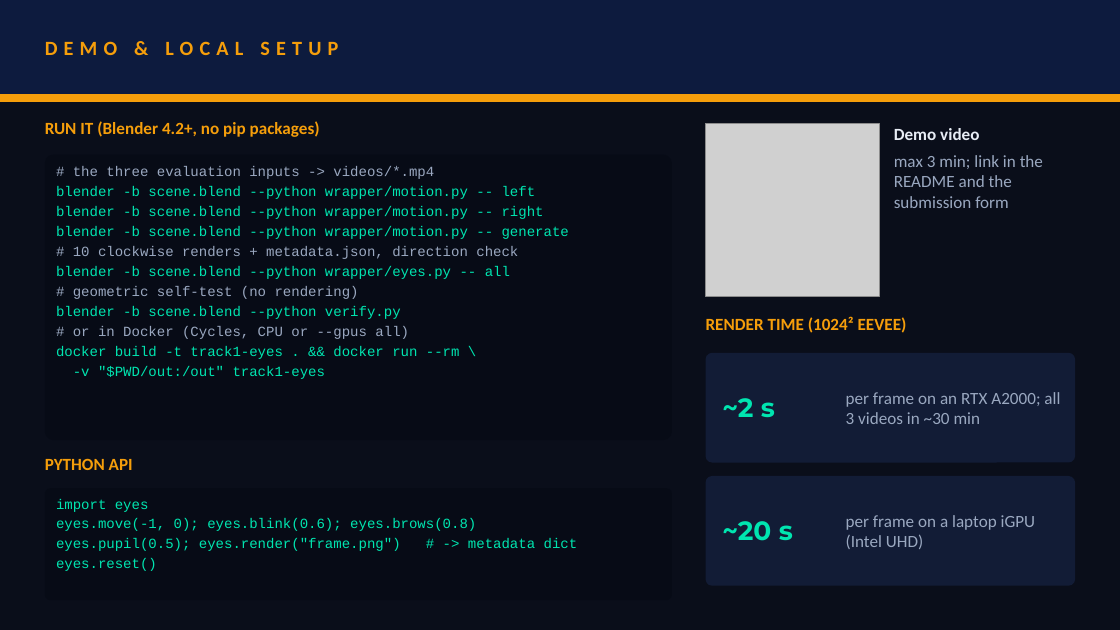
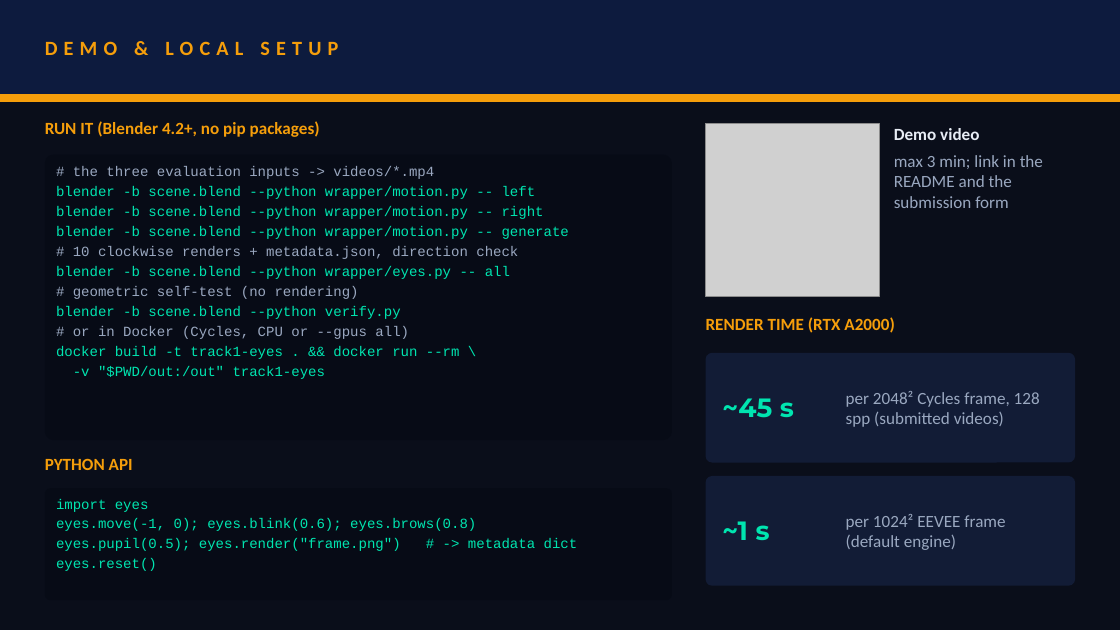
Before and after one commit to gauravnagv/VITVELLORE_TeamAR, a slide deck: slide 8 of VITVellore_AR.pptx. Drawn at 1120x630 pixels with LibreOffice and Linux fonts; fonts in the diff are those of the drawing; grey boxes stand for pictures. Boxes give left, top, right and bottom in pixels: in the first picture for what was removed or moved away, otherwise in the second. Text is boxed around its words. In the diff, an @@ line names an element or a change of style, - is before the commit and + after.

Commit message:
Update deck with v11 renders; add AI disclosure
The presentation now uses the v11 stills, video frames, direction check and
expression strip, plus a frame from the 1080p eye close-up. The text now
covers the 3D hair, Cycles 2048 and render times, and the limitations
follow the README. The deck's document properties were inherited from the
organiser template and are now set to Team AR.

AI_DISCLOSURE.md states the AI tools used, as the submission form asks.

```diff
--- a/VITVellore_AR.pptx
+++ b/VITVellore_AR.pptx
@@ text at (706, 317, 894, 333): text changed @@
-RENDER TIME (1024² EEVEE)
+RENDER TIME (RTX A2000)
@@ text at (722, 398, 794, 418): text changed @@
-~2 s
+~45 s
@@ text at (846, 391, 1040, 427): text changed @@
-per frame on an RTX A2000; all 3 videos in ~30 min
+per 2048² Cycles frame, 128 spp (submitted videos)
@@ text at (722, 521, 770, 540): text changed @@
-~20 s
+~1 s
@@ text at (846, 514, 1005, 550): text changed @@
-per frame on a laptop iGPU (Intel UHD)
+per 1024² EEVEE frame (default engine)
```
Also in this commit, not shown: 3 other slides changed, 1 other file.
